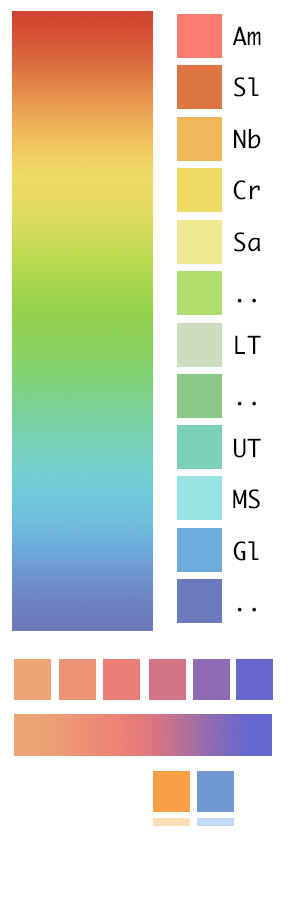
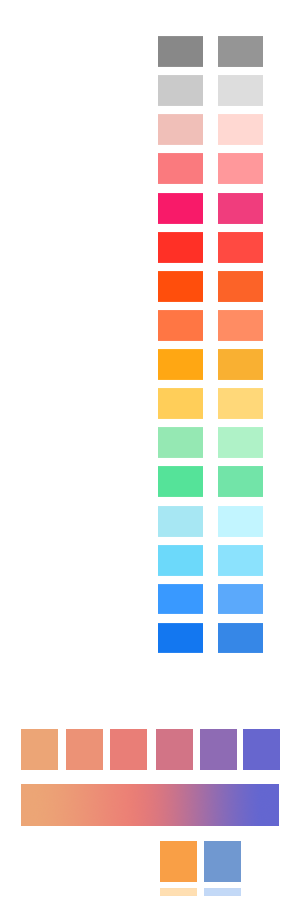
Revision of a layered 293 × 900 image; what changed, layer by layer:
hid group "text" (12 layers) over (233, 26, 261, 612)
added group "Vignelli" with 16 layers above "Vignelli コピー" over (218, 36, 263, 653)
added layer "レイヤー 3 コピー 13" (1st of 2, in "Vignelli") in group "Vignelli" over (218, 545, 263, 576)
added layer "レイヤー 3 コピー 12" (1st of 2, in "Vignelli") in group "Vignelli" over (218, 506, 263, 537)
added layer "レイヤー 3 コピー 11" (1st of 2, in "Vignelli") in group "Vignelli" over (218, 466, 263, 497)
added layer "レイヤー 3 コピー 10" (1st of 2, in "Vignelli") in group "Vignelli" over (218, 427, 263, 458)
added layer "レイヤー 3 コピー 9" (1st of 2, in "Vignelli") in group "Vignelli" over (218, 388, 263, 419)
added layer "レイヤー 3 コピー 8" (1st of 2, in "Vignelli") in group "Vignelli" over (218, 349, 263, 380)
added layer "レイヤー 3 コピー 7" (1st of 2, in "Vignelli") in group "Vignelli" over (218, 310, 263, 341)
added layer "レイヤー 3 コピー 6" (1st of 2, in "Vignelli") in group "Vignelli" over (218, 271, 263, 302)
added layer "レイヤー 3 コピー 5" (1st of 2, in "Vignelli") in group "Vignelli" over (218, 232, 263, 263)
added layer "レイヤー 3 コピー 4" (1st of 2, in "Vignelli") in group "Vignelli" over (218, 193, 263, 224)
added layer "レイヤー 3 コピー 3" (1st of 2, in "Vignelli") in group "Vignelli" over (218, 153, 263, 184)
added layer "レイヤー 3 コピー 2" (1st of 2, in "Vignelli") in group "Vignelli" over (218, 114, 263, 145)
added layer "レイヤー 3 コピー" (1st of 2, in "Vignelli") in group "Vignelli" over (218, 75, 263, 106)
added layer "レイヤー 3" (1st of 2, in "Vignelli") in group "Vignelli" over (218, 36, 263, 67)
added group "Vignelli コピー" with 17 layers above "レイヤー 1" over (158, 36, 203, 653)
added layer "レイヤー 3 コピー 13" (2nd of 2, in "Vignelli コピー") in group "Vignelli コピー" over (158, 545, 203, 576)
added layer "レイヤー 3 コピー 12" (2nd of 2, in "Vignelli コピー") in group "Vignelli コピー" over (158, 506, 203, 537)
painted on "レイヤー 1" over (12, 11, 280, 896)
…and 16 more changes (16 added)
